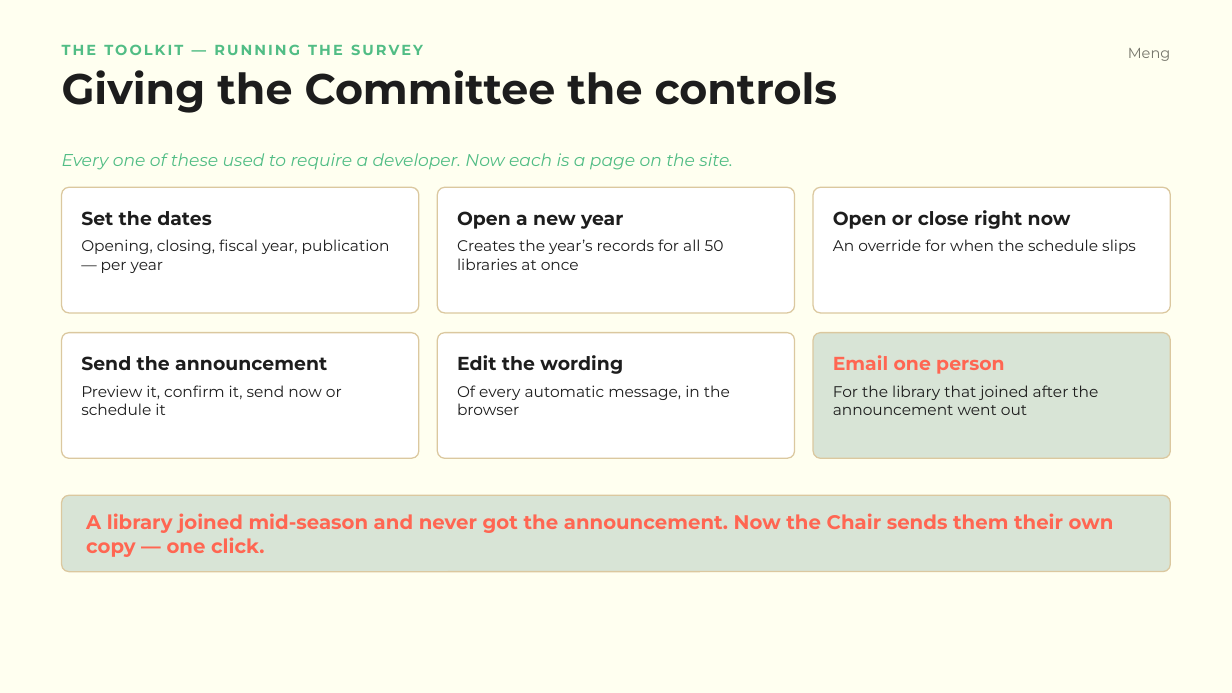
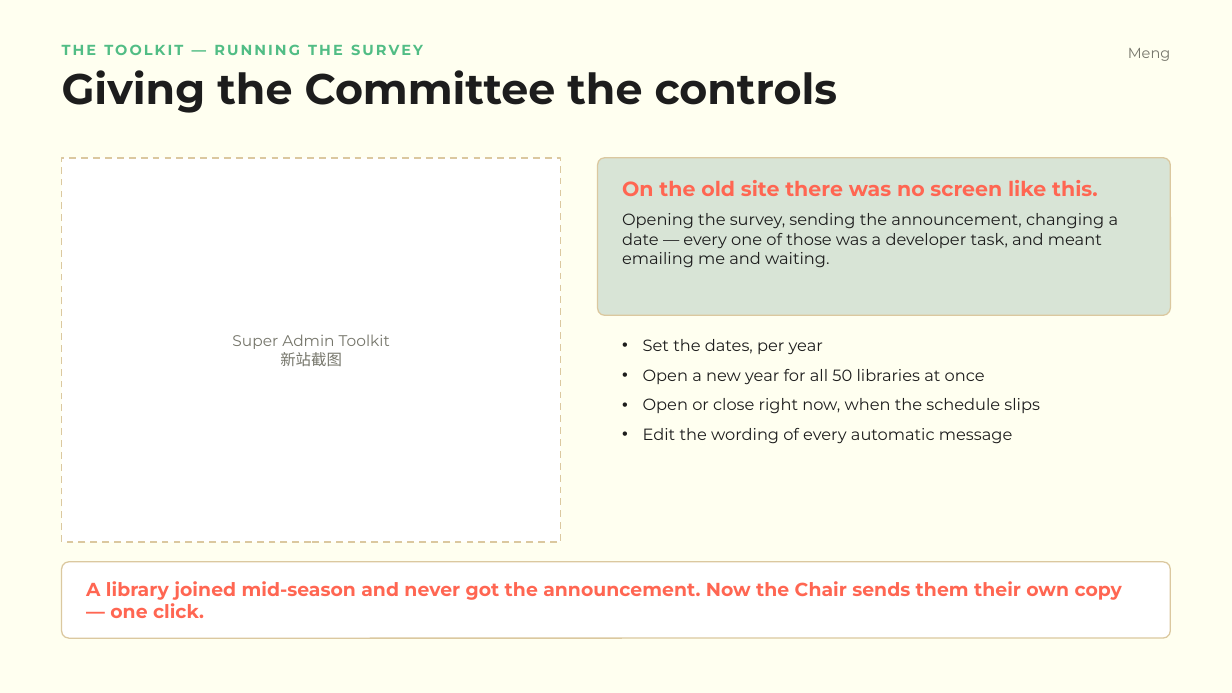
Before and after one commit to cealDatabase/cealDB, a slide deck: slide 8 of docs/presentation/2026-09-14-parts1-2-anlin-theme.pptx. Drawn at 1232x693 pixels with LibreOffice and Linux fonts; fonts in the diff are those of the drawing. Boxes give left, top, right and bottom in pixels: in the first picture for what was removed or moved away, otherwise in the second. Text is boxed around its words. In the diff, an @@ line names an element or a change of style, - is before the commit and + after.

```diff
--- a/docs/presentation/2026-09-14-parts1-2-anlin-theme.pptx
+++ b/docs/presentation/2026-09-14-parts1-2-anlin-theme.pptx
@@ text removed at [62,153,732,170] @@
-Every one of these used to require a developer. Now each is a page on the site.
@@ rectangle added at [62,158,561,542], fill #FFFFFF, outline #DBC89F 1 pt dashed @@
@@ rounded rectangle added at [598,158,1170,315], fill #D8E4D6, outline #DBC89F 0.75 pt @@
@@ rounded rectangle removed at [62,187,419,313] @@
@@ rounded rectangle removed at [437,187,795,313] @@
@@ text added at [622,180,1098,196], 12 pt, text #FF6652, bold @@
+On the old site there was no screen like this.
@@ rounded rectangle removed at [813,187,1170,313] @@
@@ text removed at [81,211,211,226] @@
-Set the dates
@@ text removed at [81,239,390,273] @@
-Opening, closing, fiscal year, publication — per year
@@ text removed at [457,239,724,270] @@
-Creates the year’s records for all 50 libraries at once
@@ text added at [622,213,1119,268], 9.5 pt, text #1D1D1D @@
+Opening the survey, sending the announcement, changing a date — every one of those was a developer task, and meant emailing me and waiting.
@@ text removed at [833,210,1071,229] @@
-Open or close right now
@@ text removed at [833,239,1136,254] @@
-An override for when the schedule slips
@@ rounded rectangle removed at [62,333,419,458] @@
@@ text removed at [81,356,327,371] @@
-Send the announcement
@@ text added at [232,334,390,366], 9 pt, text #76766B @@
+Super Admin Toolkit
+新站截图
@@ rounded rectangle removed at [437,333,795,458] @@
@@ text removed at [457,355,623,374] @@
-Edit the wording
@@ text "Set the dates, per year" at [643,339,1040,444]: vertical alignment middle to top @@
@@ text at [643,339,1040,444]: text changed; size 11 to 9.5 pt; bold off @@
-Open a new year
+• Set the dates, per year
+• Open a new year for all 50 libraries at once
+• Open or close right now, when the schedule slips
+• Edit the wording of every automatic message
@@ rounded rectangle removed at [813,333,1170,458] @@
@@ text removed at [833,355,1004,374] @@
-Email one person
@@ text removed at [81,385,342,415] @@
-Preview it, confirm it, send now or schedule it
@@ text removed at [457,385,730,415] @@
-Of every automatic message, in the browser
@@ text removed at [833,385,1098,415] @@
-For the library that joined after the announcement went out
@@ rounded rectangle: place and size @@
-rounded rectangle at [62,495,1170,572]
+rounded rectangle at [62,562,1170,638]
@@ rounded rectangle at [62,562,1170,638]: fill #D8E4D6 to #FFFFFF @@
@@ text "A library joined mid-season and ...": place and size @@
-text "A library joined mid-season and ..." at [86,513,1114,557]
+text "A library joined mid-season and ..." at [86,581,1122,618]
@@ text "A library joined mid-season and ..." at [86,581,1122,618]: size 11.5 to 11 pt @@
```
Also in this commit, not shown: 1 slide added, 1 slide removed, 1 other file.
